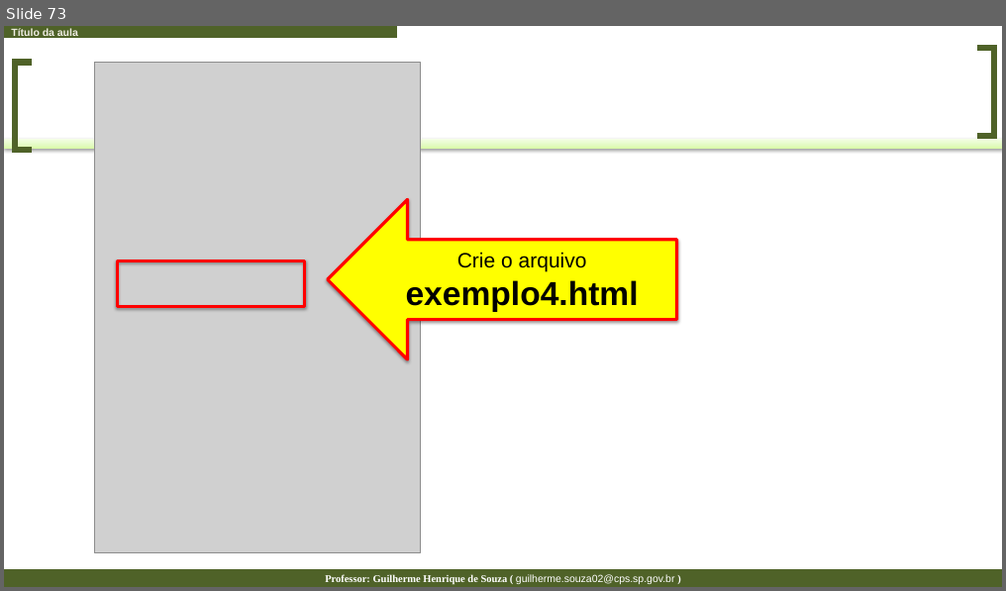
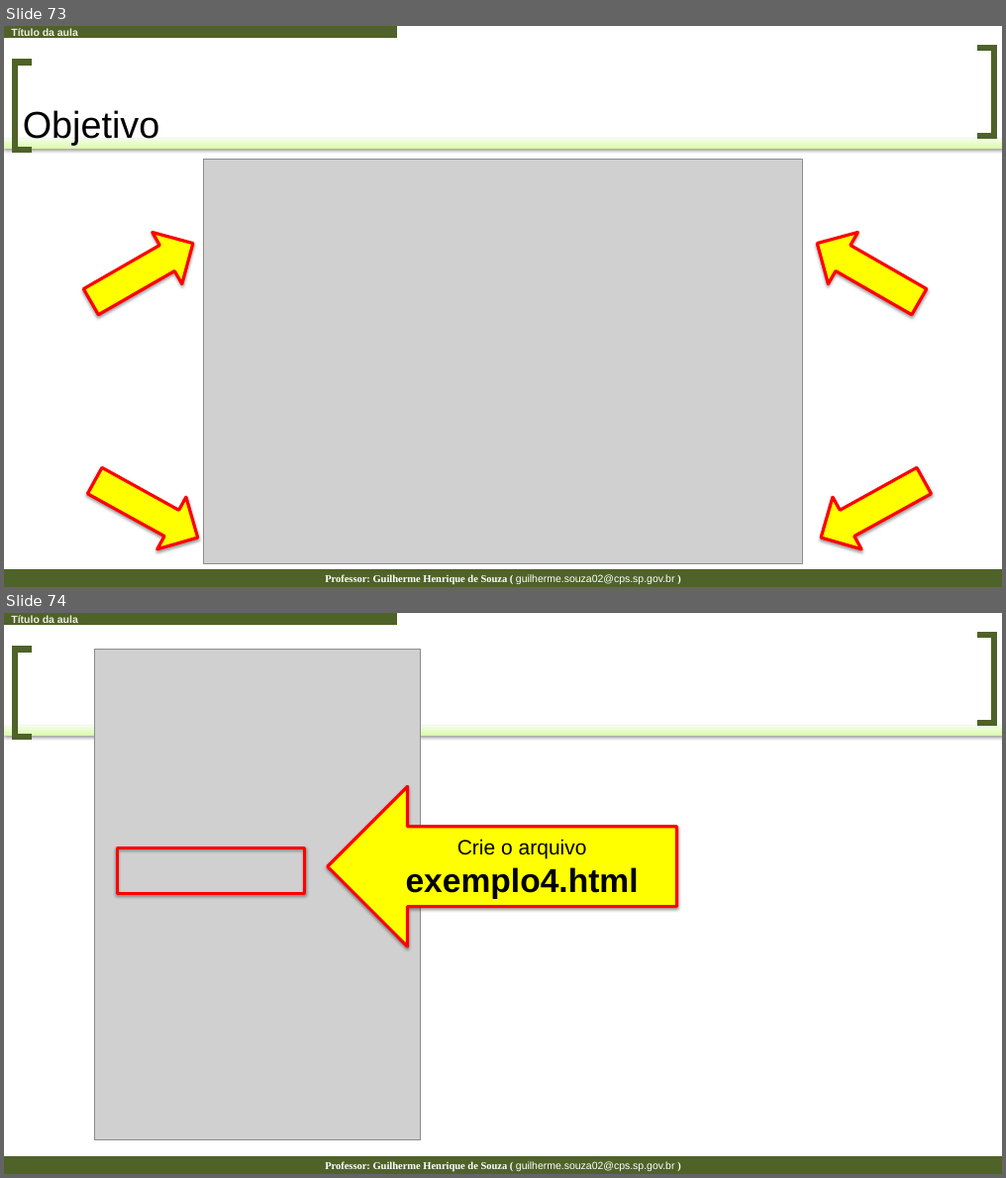
Before and after one commit to guilhermehsouza/AulaCSS, a slide deck: Aula 02 - Passo a Passo.pptx. Shown one above the other, each under a label of ours: slide 73 before the commit, slides 73 and 74 after it. The pictures are 1006x591 and 1006x1178 pixels, drawn with LibreOffice and Linux fonts; fonts in the diff are those of the drawing; grey boxes stand for pictures. Boxes give left, top, right and bottom in pixels: in the first picture for what was removed or moved away, otherwise in the second. Text is boxed around its words. In the diff, an @@ line names an element or a change of style, - is before the commit and + after.

```diff
--- a/Aula 02 - Passo a Passo.pptx
+++ b/Aula 02 - Passo a Passo.pptx
@@ slide 73 added at (4, 26, 1002, 587), background #FFFFFF; not listed: 5 template elements that a slide beside it also shows @@
@@ title added at (23, 110, 160, 145), 36 pt, text #000000 @@
+Objetivo
@@ picture added at (204, 160, 803, 565) @@
@@ right arrow added at (76, 218, 208, 328), fill #FFFF00, outline #FF0000 3 pt @@
@@ right arrow added at (802, 218, 935, 328), fill #FFFF00, outline #FF0000 3 pt @@
@@ right arrow added at (80, 455, 212, 565), fill #FFFF00, outline #FF0000 3 pt @@
@@ right arrow added at (807, 455, 939, 565), fill #FFFF00, outline #FF0000 3 pt @@
@@ what was slide 73 is now slide 74 @@
```
Also in this commit, not shown: 4 slides changed, 13 other slides added, 6 slides removed, 2 other files.
